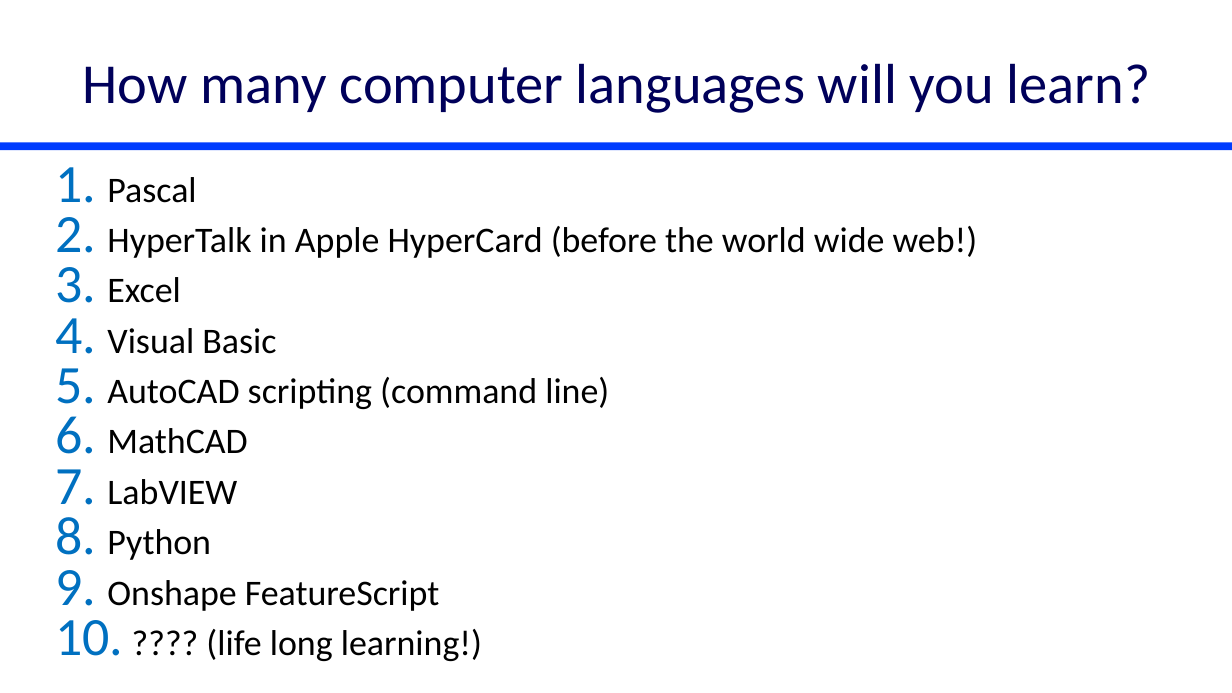
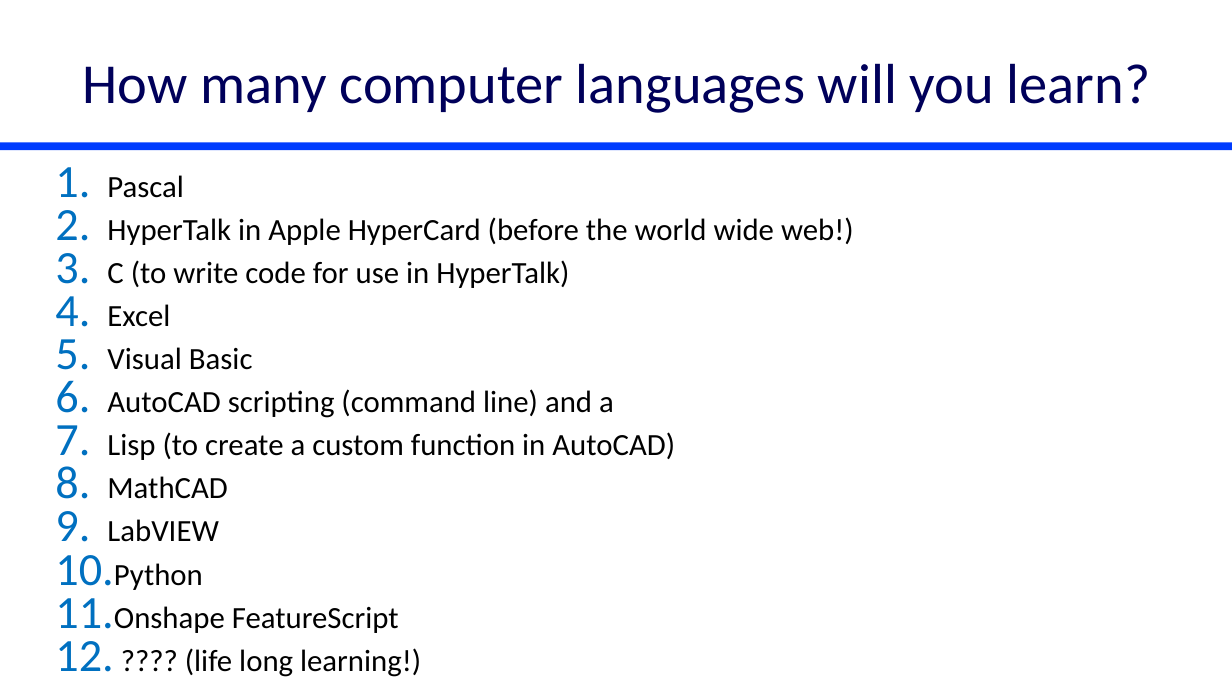
Before and after one commit to monroews/CEE4520Lectures, a slide deck: slide 1 of Discussions/Computer languages.pptx. Drawn at 1232x693 pixels with LibreOffice and Linux fonts; fonts in the diff are those of the drawing. Boxes give left, top, right and bottom in pixels: in the first picture for what was removed or moved away, otherwise in the second. Text is boxed around its words. In the diff, an @@ line names an element or a change of style, - is before the commit and + after.

Commit message:
Update Computer languages.pptx
more computer languages

```diff
--- a/Discussions/Computer languages.pptx
+++ b/Discussions/Computer languages.pptx
@@ text at (107, 175, 854, 633): size 28 to 24 pt in "Pascal", "HyperTalk in Apple HyperCard (before the world ...", "Excel", "Visual Basic" and 5 more places @@
@@ text at (107, 260, 569, 288): paragraph added @@
+3. C (to write code for use in HyperTalk)
@@ text at (107, 389, 675, 460): text changed; size 28 to 24 pt @@
-5. AutoCAD scripting (command line)
+6. AutoCAD scripting (command line) and a
+7. Lisp (to create a custom function in AutoCAD)
```
Also in this commit, not shown: 1 other slide changed.
